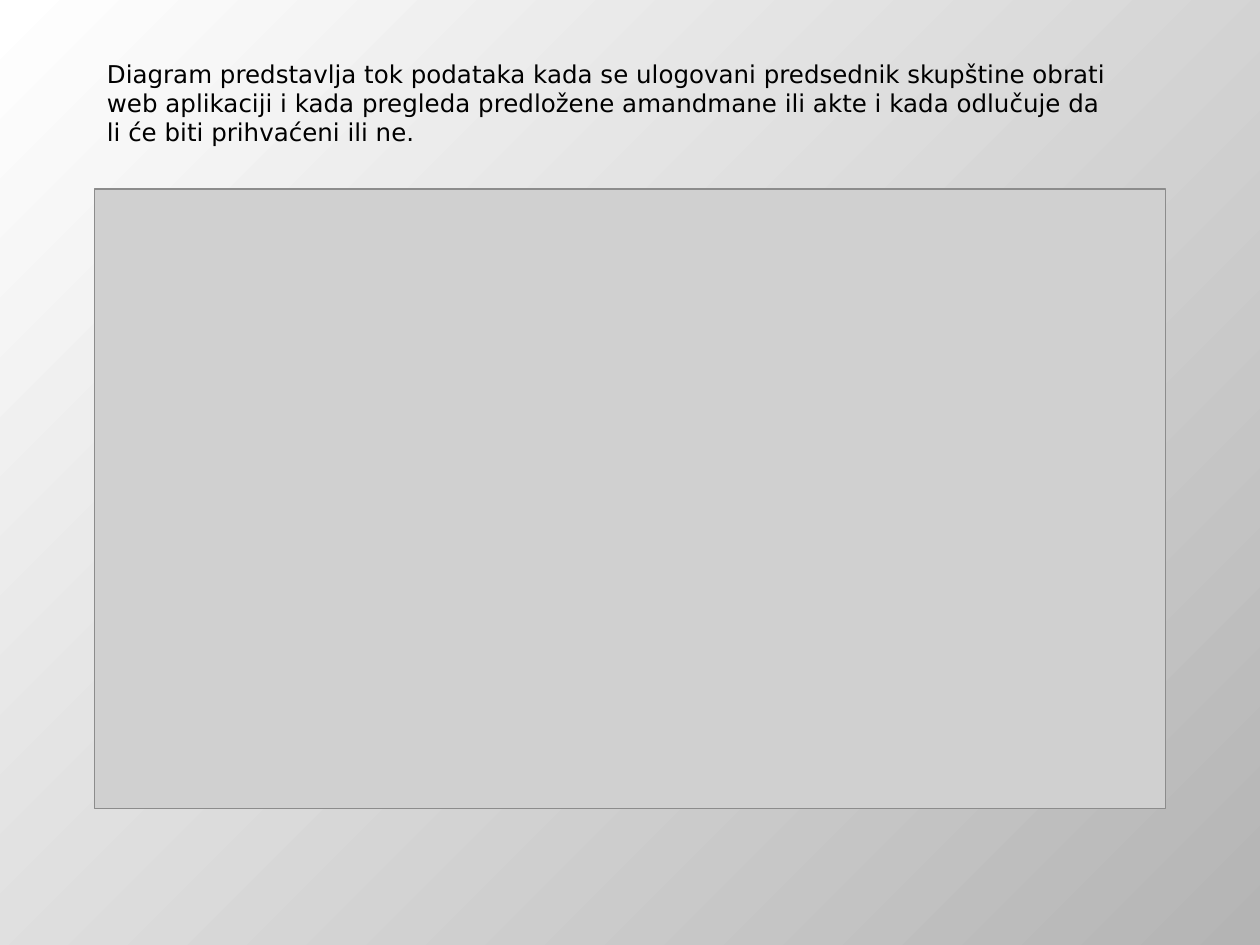
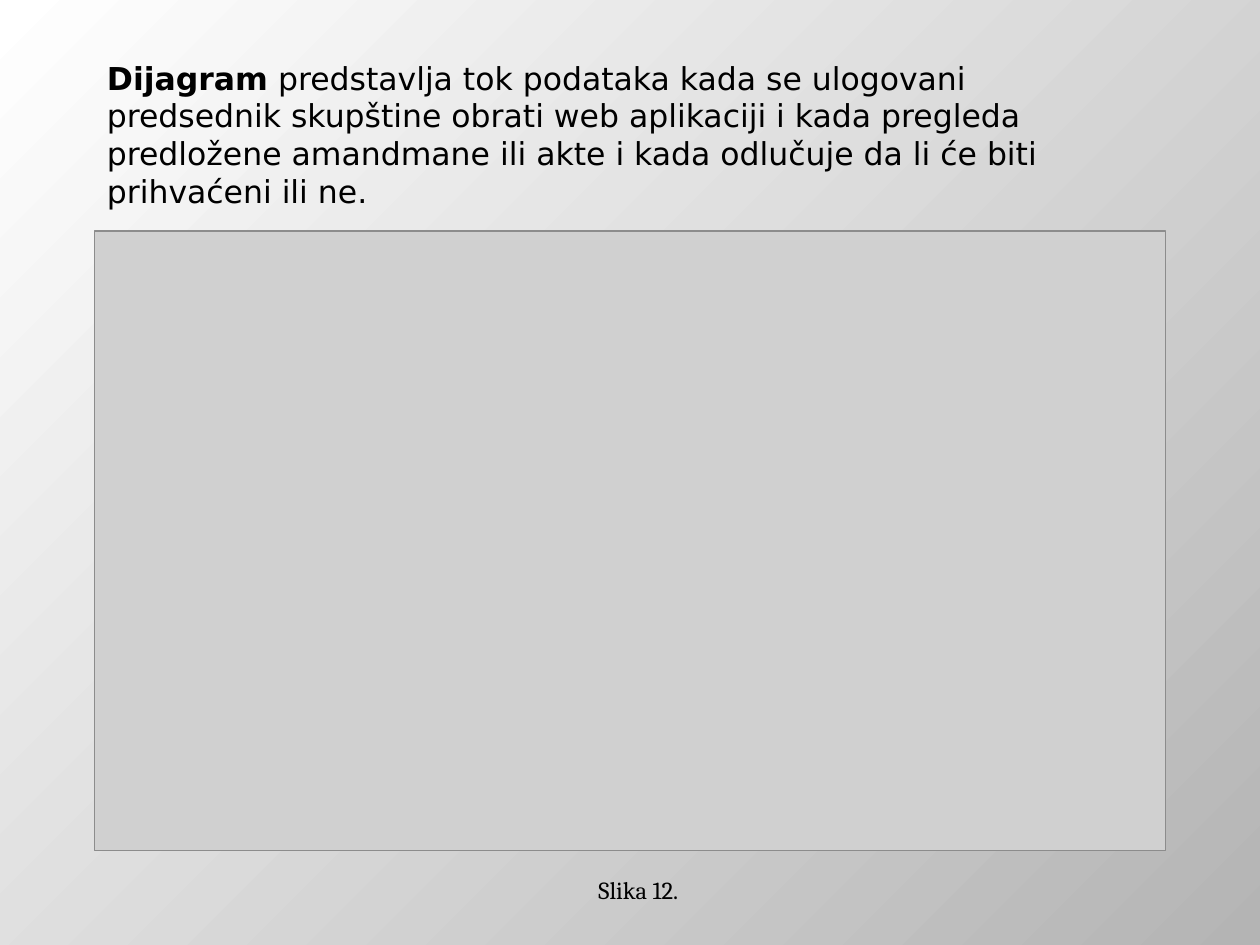
Before and after one commit to DejanUrosevic/XML-Projekat, a slide deck: slide 21 of Model Pretnji.pptx (slide 14 before the commit). Drawn at 1260x945 pixels with LibreOffice and Linux fonts; fonts in the diff are those of the drawing; grey boxes stand for pictures. Boxes give left, top, right and bottom in pixels: in the first picture for what was removed or moved away, otherwise in the second. Text is boxed around its words. In the diff, an @@ line names an element or a change of style, - is before the commit and + after.

Commit message:
Dodati Use-Case deo kao i Data Flow dijagrami u prezentaciju.

```diff
--- a/Model Pretnji.pptx
+++ b/Model Pretnji.pptx
@@ text at (107, 66, 1037, 210): text changed; size 14 to 18 pt @@
-Diagram predstavlja tok podataka kada se ulogovani predsednik skupštine obrati web aplikaciji i kada pregleda predložene amandmane ili akte i kada odlučuje da li će biti prihvaćeni ili ne.
+Dijagram predstavlja tok podataka kada se ulogovani predsednik skupštine obrati web aplikaciji i kada pregleda predložene amandmane ili akte i kada odlučuje da li će biti prihvaćeni ili ne.
@@ picture: place and size @@
-picture at (94, 189, 1166, 809)
+picture at (94, 231, 1166, 850)
@@ text added at (598, 882, 679, 899), 14 pt, text #000000 @@
+Slika 12.
```
Also in this commit, not shown: 8 other slides changed, 9 slides added, 2 slides removed, 6 other files.
